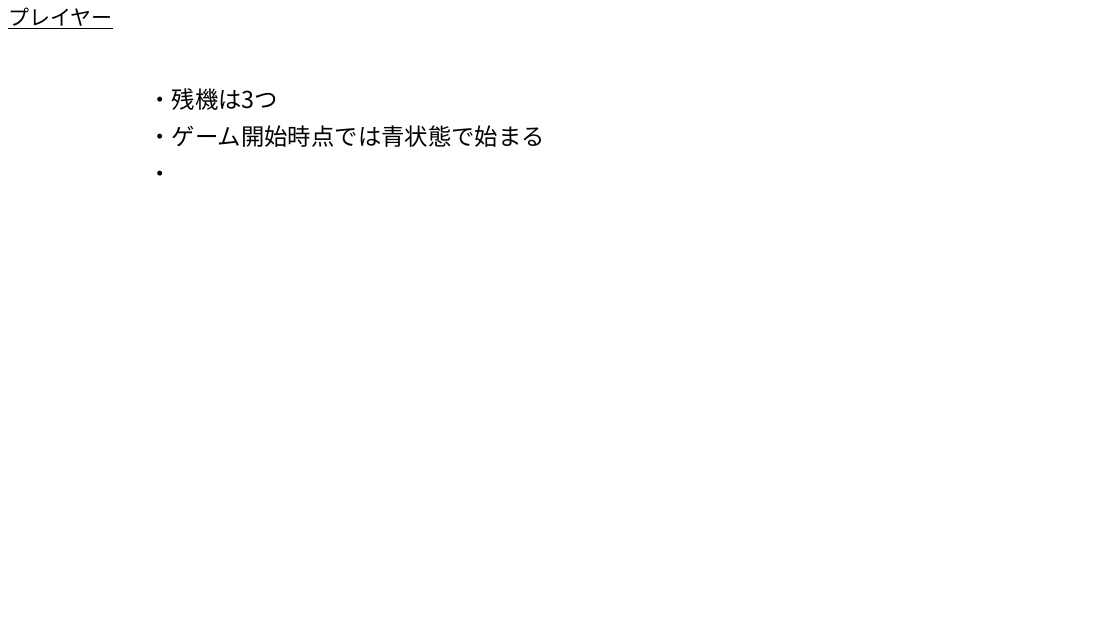
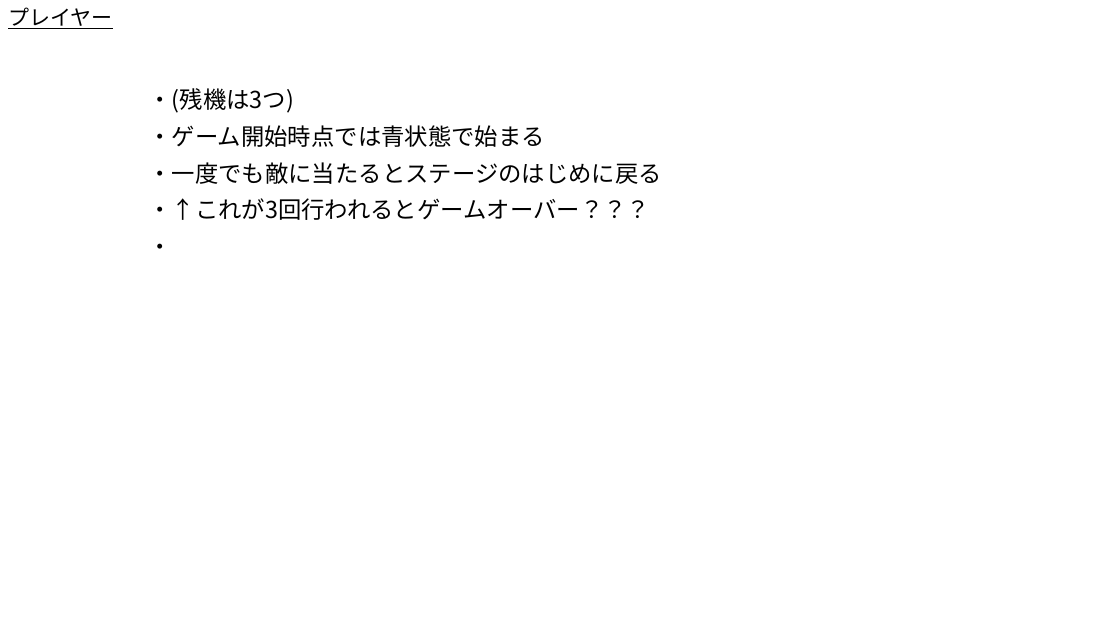
Before and after one commit to Akiyoshi-2/GameProbuctionPractice1, a slide deck: slide 1 of 仕様書/プレイヤー.pptx. Drawn at 1120x630 pixels with LibreOffice and Linux fonts; fonts in the diff are those of the drawing. Boxes give left, top, right and bottom in pixels: in the first picture for what was removed or moved away, otherwise in the second. Text is boxed around its words. In the diff, an @@ line names an element or a change of style, - is before the commit and + after.

Commit message:
test

```diff
--- a/仕様書/プレイヤー.pptx
+++ b/仕様書/プレイヤー.pptx
@@ subtitle at bbox=[148, 88, 294, 113]: text changed @@
-・残機は3つ
+・(残機は3つ)
@@ subtitle at bbox=[148, 162, 662, 220]: paragraphs added @@
+・一度でも敵に当たるとステージのはじめに戻る
+・↑これが3回行われるとゲームオーバー？？？
```
